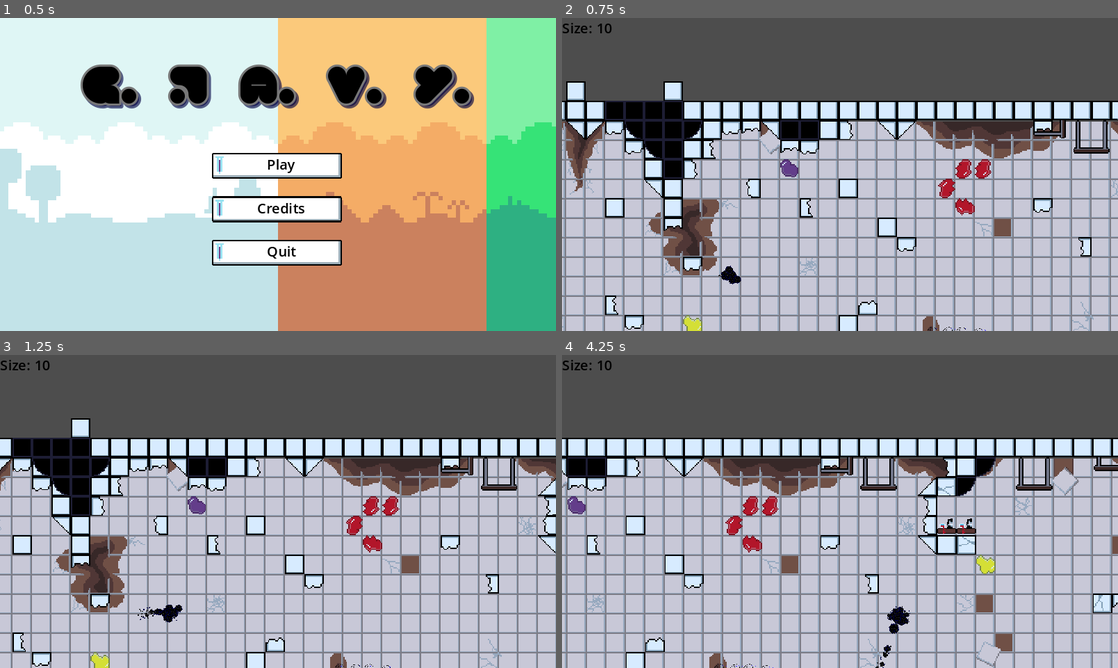
Above: before the commit, frames 1-4 (two rows, left to right).
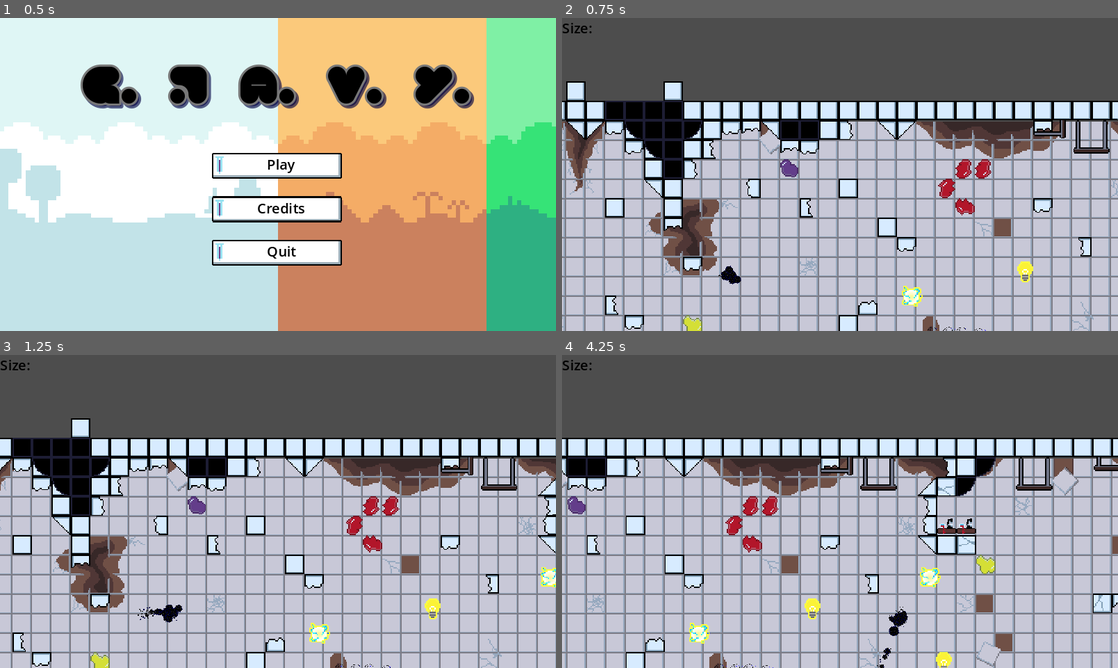
Above: after the commit, the same moments.

Repository: BenBenBenB/godot-testing-2d
Game: Godot game, scene res://scene/main.tscn
Two runs of this game, one before a commit and one after it. Both use one fixed random seed, a clock stepped at 60 frames per second and the inputs below.
Inputs:
- Up to frame 1 (0.5 s): no input
- Up to frame 2 (0.75 s): click "Play" at 0.5 s
- Up to frame 3 (1.25 s): no input
- Up to frame 4 (4.25 s): hold D (move_right) 1.28-2.03 s; hold S (move_down) 2.03-2.78 s; hold D (move_right) 2.78-3.53 s; hold W (move_up) from 3.53 s (still down)

Frame 1 is identical in both runs. In frame 2, 0.4% of the frame differs, in the area x 6-85%, y 1-93%; in frame 3, 0.5%; in frame 4, 0.9%, in the area x 6-71%, y 1-100%.

Commit message:
you can die and restart level on death menu

Diff:
--- a/scene/level/ScrollingCamera.gd
+++ b/scene/level/ScrollingCamera.gd
@@ -8,7 +8,6 @@
 var start_pos : Vector2
 var marker_pos : Vector2
 @onready var t : float = 0.0
-#@export var player : CharacterBody2D
 
 # Called when the node enters the scene tree for the first time.
 func _ready():
@@ -16,7 +15,6 @@
 	set_camera_limits()
 	position = Vector2(120, 128)
 
-	print(is_current())
 
 # Called every frame. 'delta' is the elapsed time since the previous frame.
 func _process(delta):
@@ -48,3 +46,6 @@
 	start_pos = position
 	marker_pos = marker
 	found_mushroom = true
+
+func stop_scroll():
+	scroll_speed = 0
--- a/scene/level/level_01.tscn
+++ b/scene/level/level_01.tscn
@@ -10,8 +10,10 @@
 [ext_resource type="PackedScene" uid="uid://dqnurckrapc3f" path="res://scene/entity/trigger_box.tscn" id="6_ietob"]
 [ext_resource type="Script" path="res://script/entities/end_trigger.gd" id="7_fcsdi"]
 [ext_resource type="Script" path="res://script/entities/mushroom_trigger.gd" id="8_ctgmh"]
+[ext_resource type="PackedScene" uid="uid://ht5y7fx1fdck" path="res://scene/ui/death_menu.tscn" id="9_av47y"]
 [ext_resource type="PackedScene" uid="uid://wpfgcm4ujef5" path="res://scene/entity/enemy/turret_straight_line.tscn" id="10_iqs3h"]
 [ext_resource type="PackedScene" uid="uid://5tu3jjanyxhy" path="res://scene/ui/pause_menu.tscn" id="12_h4vcx"]
+[ext_resource type="PackedScene" uid="uid://kxhrm3jtu4th" path="res://scene/entity/generic_bad_eat.tscn" id="14_y86k8"]
 
 [sub_resource type="TileSetAtlasSource" id="TileSetAtlasSource_rdtw8"]
 texture = ExtResource("2_sb0f7")
@@ -169,17 +171,6 @@
 position = Vector2(2818, 110)
 current_level = NodePath("..")
 
-[node name="CanvasLayer" type="CanvasLayer" parent="CharacterBody2D"]
-
-[node name="Size Label" type="Label" parent="CharacterBody2D/CanvasLayer"]
-offset_right = 40.0
-offset_bottom = 23.0
-text = "Size: "
-label_settings = SubResource("LabelSettings_gq3t0")
-
-[node name="pause_menu" parent="CharacterBody2D/CanvasLayer" instance=ExtResource("12_h4vcx")]
-visible = false
-
 [node name="testingCamera2D" type="Camera2D" parent="CharacterBody2D"]
 enabled = false
 zoom = Vector2(1.4, 1.4)
@@ -214,3 +205,36 @@
 [node name="TurretStraightLine4" parent="." instance=ExtResource("10_iqs3h")]
 position = Vector2(209, 178)
 rotation = -0.883866
+
+[node name="CanvasLayer" type="CanvasLayer" parent="."]
+
+[node name="Size Label" type="Label" parent="CanvasLayer"]
+offset_right = 40.0
+offset_bottom = 23.0
+text = "Size: "
+label_settings = SubResource("LabelSettings_gq3t0")
+
+[node name="pause_menu" parent="CanvasLayer" instance=ExtResource("12_h4vcx")]
+unique_name_in_owner = true
+visible = false
+
+[node name="death_menu" parent="CanvasLayer" instance=ExtResource("9_av47y")]
+unique_name_in_owner = true
+visible = false
+
+[node name="Generic bad eat" parent="." instance=ExtResource("14_y86k8")]
+position = Vector2(188, 145)
+
+[node name="Generic bad eat2" parent="." instance=ExtResource("14_y86k8")]
+position = Vector2(266, 219)
+
+[node name="Generic bad eat3" parent="." instance=ExtResource("14_y86k8")]
+position = Vector2(281, 124)
+
+[node name="Generic bad eat4" parent="." instance=ExtResource("14_y86k8")]
+position = Vector2(378, 99)
+
+[node name="Generic bad eat5" parent="." instance=ExtResource("14_y86k8")]
+position = Vector2(389, 168)
+
+[connection signal="stop_scroll" from="CharacterBody2D" to="Camera2D" method="stop_scroll"]
--- a/scene/ui/button_methods.gd
+++ b/scene/ui/button_methods.gd
@@ -46,4 +46,4 @@
 
 func _on_retry_button_pressed():
 	#reload current scene
-	pass # Replace with function body.
+	get_tree().reload_current_scene()
--- a/scene/ui/death_menu.tscn
+++ b/scene/ui/death_menu.tscn
@@ -87,6 +87,7 @@
 [connection signal="focus_exited" from="ColorRect/HBoxContainer/RetryButton" to="." method="_on_button_focus_exited"]
 [connection signal="mouse_entered" from="ColorRect/HBoxContainer/RetryButton" to="." method="_on_button_focus_entered" binds= ["RetryButton"]]
 [connection signal="mouse_exited" from="ColorRect/HBoxContainer/RetryButton" to="." method="_on_button_focus_exited"]
+[connection signal="pressed" from="ColorRect/HBoxContainer/RetryButton" to="." method="_on_retry_button_pressed"]
 [connection signal="focus_entered" from="ColorRect/HBoxContainer/MenuButton" to="." method="_on_button_focus_entered" binds= ["MenuButton"]]
 [connection signal="focus_exited" from="ColorRect/HBoxContainer/MenuButton" to="." method="_on_button_focus_exited"]
 [connection signal="mouse_entered" from="ColorRect/HBoxContainer/MenuButton" to="." method="_on_button_focus_entered" binds= ["MenuButton"]]
--- a/script/entities/test_player.gd
+++ b/script/entities/test_player.gd
@@ -13,16 +13,17 @@
 const max_size: float = 100
 const max_scale: float = 3.0
 const min_scale: float = 0.5
+var dead : bool = false
 
 #UI
-@onready var size_text: Label = $"CanvasLayer/Size Label"
+#@onready var size_text: Label = $"CanvasLayer/Size Label"
 
 
 func _ready():
 	#get info from level and update the UI
 	scroll_speed = current_level.scroll_speed
 	auto_forward = true
-	updateUI()
+	#updateUI()
 	#initialise player scale
 	var ratio: float = (size / max_size) * (max_scale - min_scale) + min_scale
 	scale = Vector2(ratio, ratio)
@@ -42,7 +43,7 @@
 		scale = Vector2(ratio, ratio)
 		#This is to prevent the player from growing too big physically and get stuck in the level
 
-	updateUI()
+	#updateUI()
 
 	if food_value < 0:
 		player_hurt()
@@ -66,27 +67,36 @@
 	#detect game pausing input
 	if Input.is_action_just_released("pause"):
 		get_tree().paused = true
-		$CanvasLayer/pause_menu.show()
+		get_node("%pause_menu").show()
 
 @warning_ignore("unused_parameter")
 func _physics_process(delta):
-	get_input()
+	if !dead:
+		get_input()
 	if is_on_wall():
 		var normal = get_wall_normal()
 		if normal.x < 1:
 			position += normal * wall_bump_distance
 			auto_forward = false
-	move_and_slide()
+	if !dead:
+		move_and_slide()
 
-func updateUI():
-	size_text.text = str("Size: ", size)
+#func updateUI():
+	#size_text.text = str("Size: ", size)
 
 func player_hurt():
 	#Need to show player that it hurted
 	#Mainly just play visual and audio effects
 	pass
 
+signal stop_scroll
+
 func player_die():
-	#for now we'll just directly reload the scene
-	#Should add a death UI screen or at least death message
-	get_tree().reload_current_scene()
+	#make player explode (play particle effect)
+	#disable player
+	dead = true
+	scroll_speed = 0
+	#tell camera to stop scrolling
+	emit_signal("stop_scroll")
+	#show death screen
+	get_node("%death_menu").show()
Not shown: 1 places in scene/level/level_01.tscn that only renumber resources
